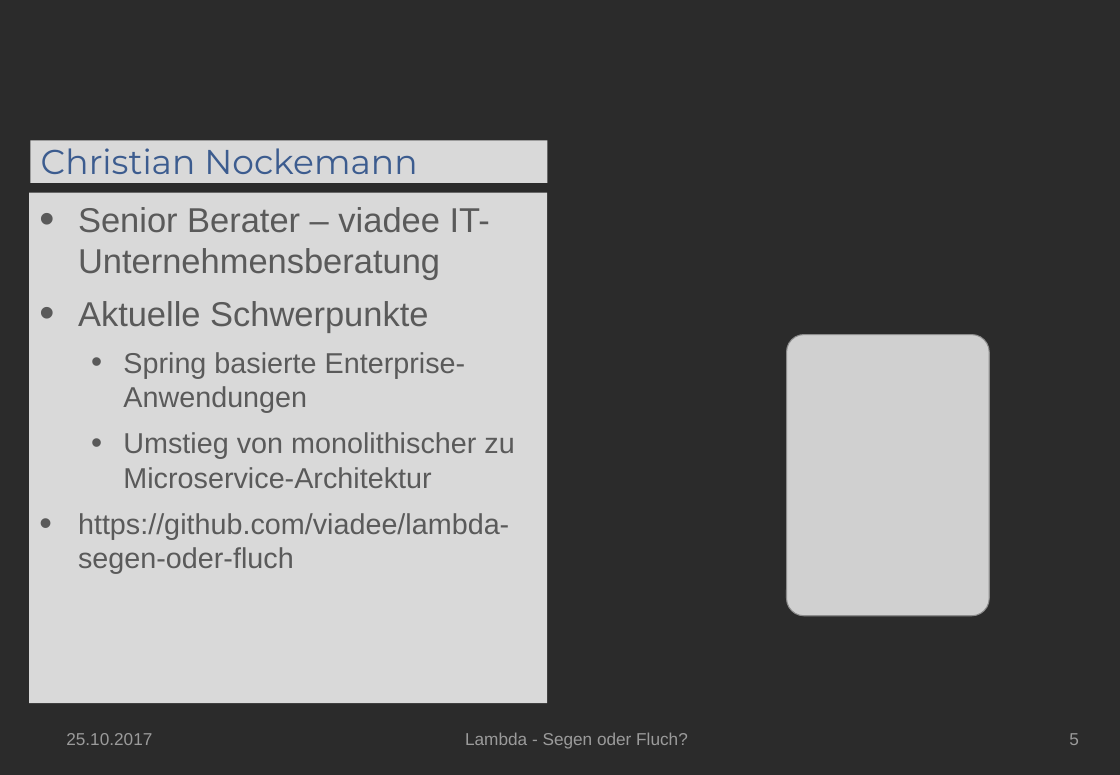
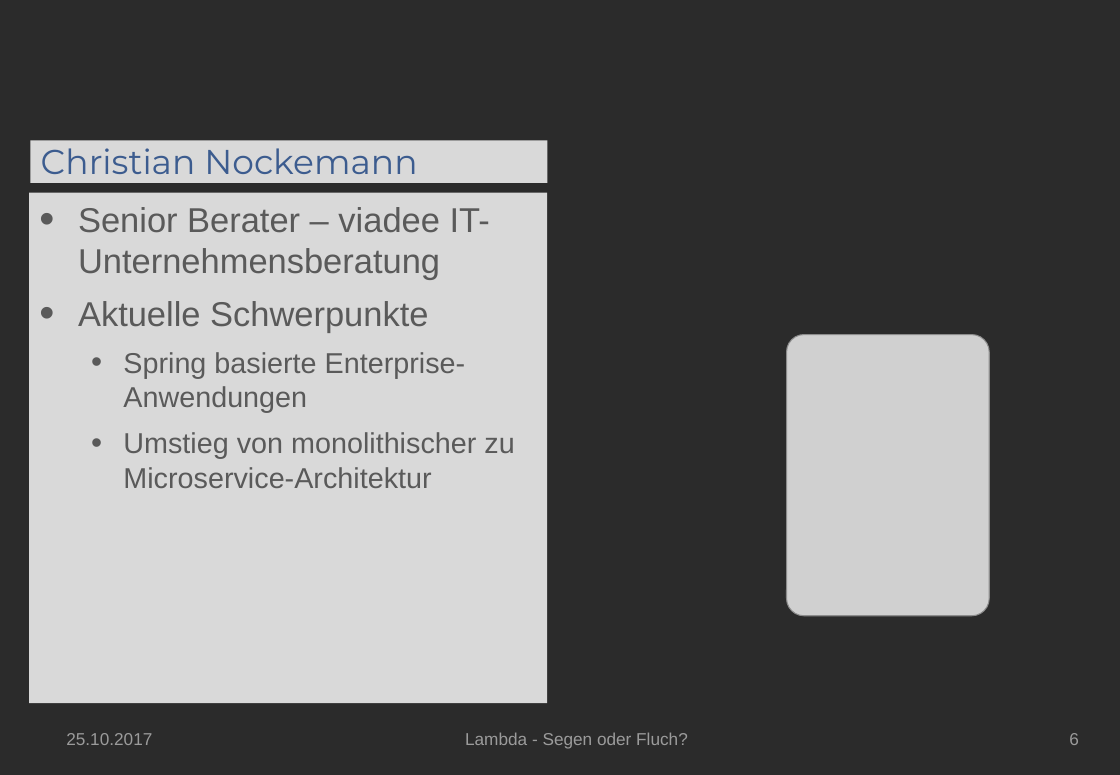
Before and after one commit to cnockemann/lambda-segen-oder-fluch, a slide deck: slide 6 of doc/Lambda-Segen-oder-Fluch.pptx (slide 5 before the commit). Drawn at 1120x775 pixels with LibreOffice and Linux fonts; fonts in the diff are those of the drawing; grey boxes stand for pictures; background and template pictures are left out; a plain dark background stands for a picture behind light text. Boxes give left, top, right and bottom in pixels: in the first picture for what was removed or moved away, otherwise in the second. Text is boxed around its words. In the diff, an @@ line names an element or a change of style, - is before the commit and + after.

Commit message:
JAVA-570 Github-Link

```diff
--- a/doc/Lambda-Segen-oder-Fluch.pptx
+++ b/doc/Lambda-Segen-oder-Fluch.pptx
@@ text at [78,513,509,574]: paragraph removed @@
-• https://github.com/viadee/lambda-segen-oder-fluch
@@ page number at [1069,733,1079,745]: text changed @@
-5
+6
```
Also in this commit, not shown: 1 other slide changed, 1 slide added.
